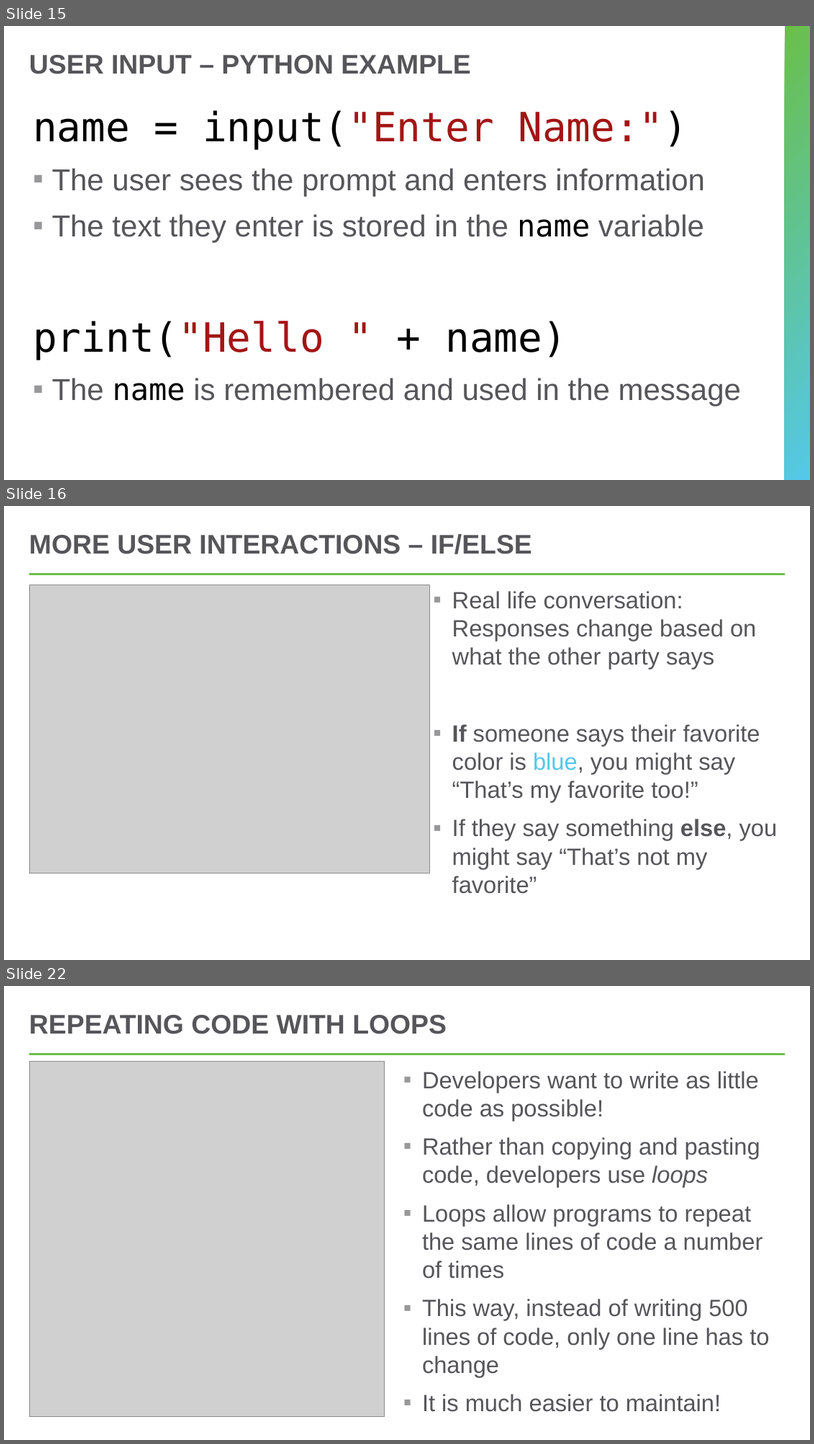
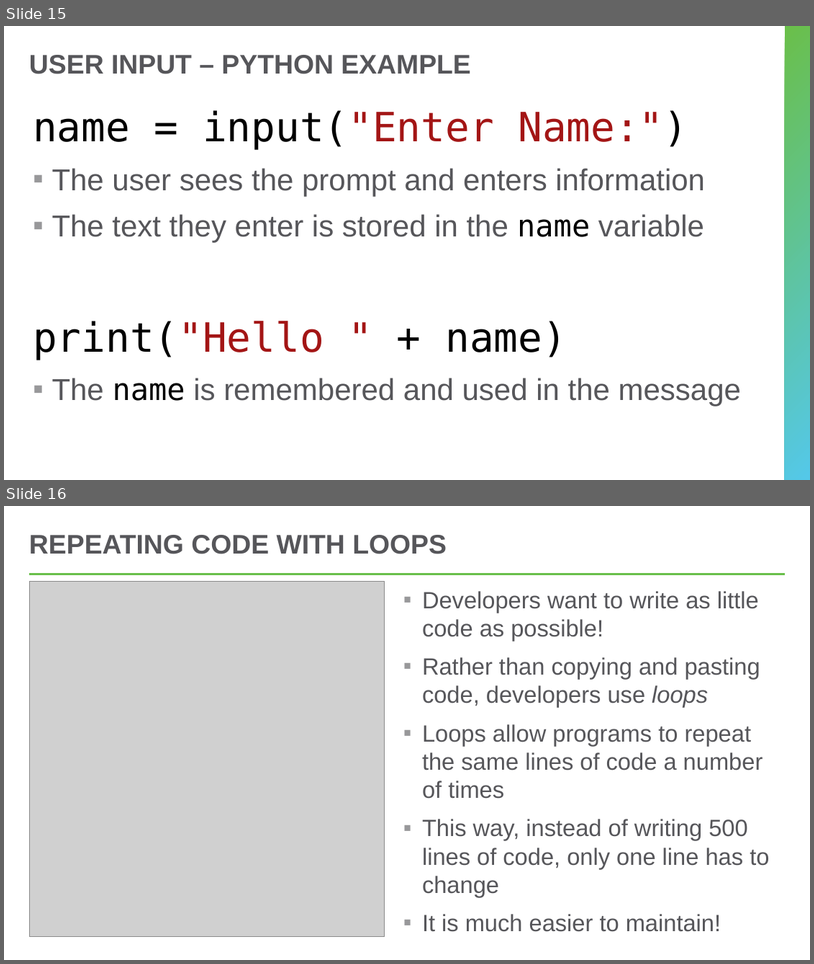
Before and after one commit to hylandtechoutreach/python-camp, a slide deck: ProgrammingWithPythonVirtual.pptx. Shown one above the other, each under a label of ours: slides 15, 16 and 22 before the commit, slides 15 and 16 after it; the slides between them are not shown. The pictures are 814x1444 and 814x964 pixels, drawn with LibreOffice and Linux fonts; fonts in the diff are those of the drawing; grey boxes stand for pictures. Boxes give left, top, right and bottom in pixels: in the first picture for what was removed or moved away, otherwise in the second. Text is boxed around its words. In the diff, an @@ line names an element or a change of style, - is before the commit and + after.

```diff
--- a/ProgrammingWithPythonVirtual.pptx
+++ b/ProgrammingWithPythonVirtual.pptx
@@ slide 16 removed at box(4, 506, 810, 960), background #FFFFFF; not listed: 1 template element that a slide beside it also shows @@
@@ title removed at box(29, 534, 532, 554) @@
-MORE USER INTERACTIONS – IF/ELSE
@@ picture removed at box(29, 584, 430, 873) @@
@@ text removed at box(453, 591, 778, 893) @@
-▪ Real life conversation: Responses change based on what the other party says
-▪ If someone says their favorite color is blue, you might say “That’s my favorite too!”
-▪ If they say something else, you might say “That’s not my favorite”
@@ what was slide 22 is now slide 16 @@
```
Also in this commit, not shown: 1 slide changed, 7 other slides removed, 1 other file.
